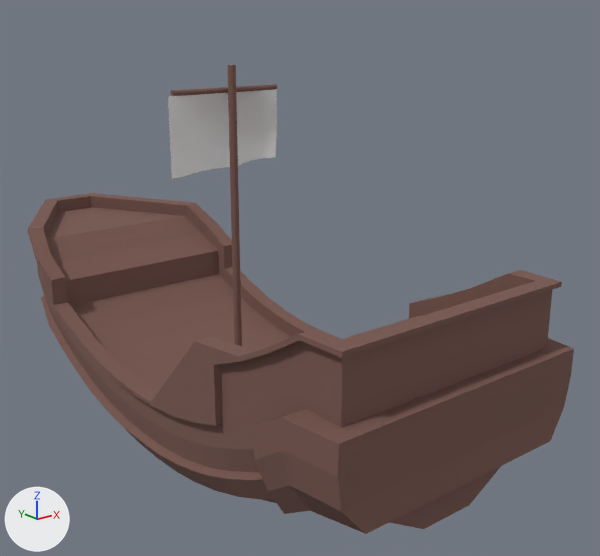
A saved change to the Blender file blender/sails.blend.
One viewpoint serves both versions: a 50 mm lens placed at (-14.7, -21.9, 13.3), pointed at (2.1, -0.9, 4.9). The lights are fixed; the arrows at lower left show +X, +Y and +Z. The first picture is the older version.

Objects in the first picture: 'SmallMid', '_boat'.
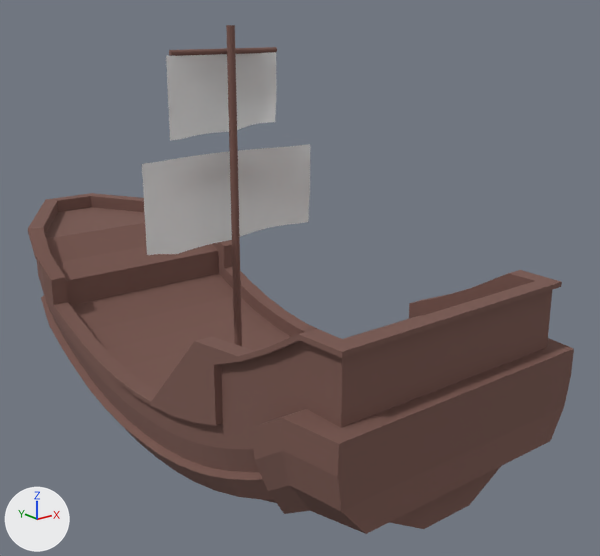
The change, as a diff of the scene's bpy script:
```diff
--- a/blender/sails.blend.py
+++ b/blender/sails.blend.py
@@ ob_mediummid @@
 ob_mediummid.scale = (0.285, 0.285, 0.14)
-ob_mediummid.hide_set(True)
@@ ob_smallmid @@
 ob_smallmid.scale = (0.285, 0.285, 0.14)
+ob_smallmid.hide_set(True)
```

Where the change shows, as pixel boxes [x1, y1, x2, y2] in the pictures (600 x 556 px):
'MediumMid', shown
    after: [142, 25, 310, 346]
'SmallMid', hidden
    before: [168, 65, 277, 346]
